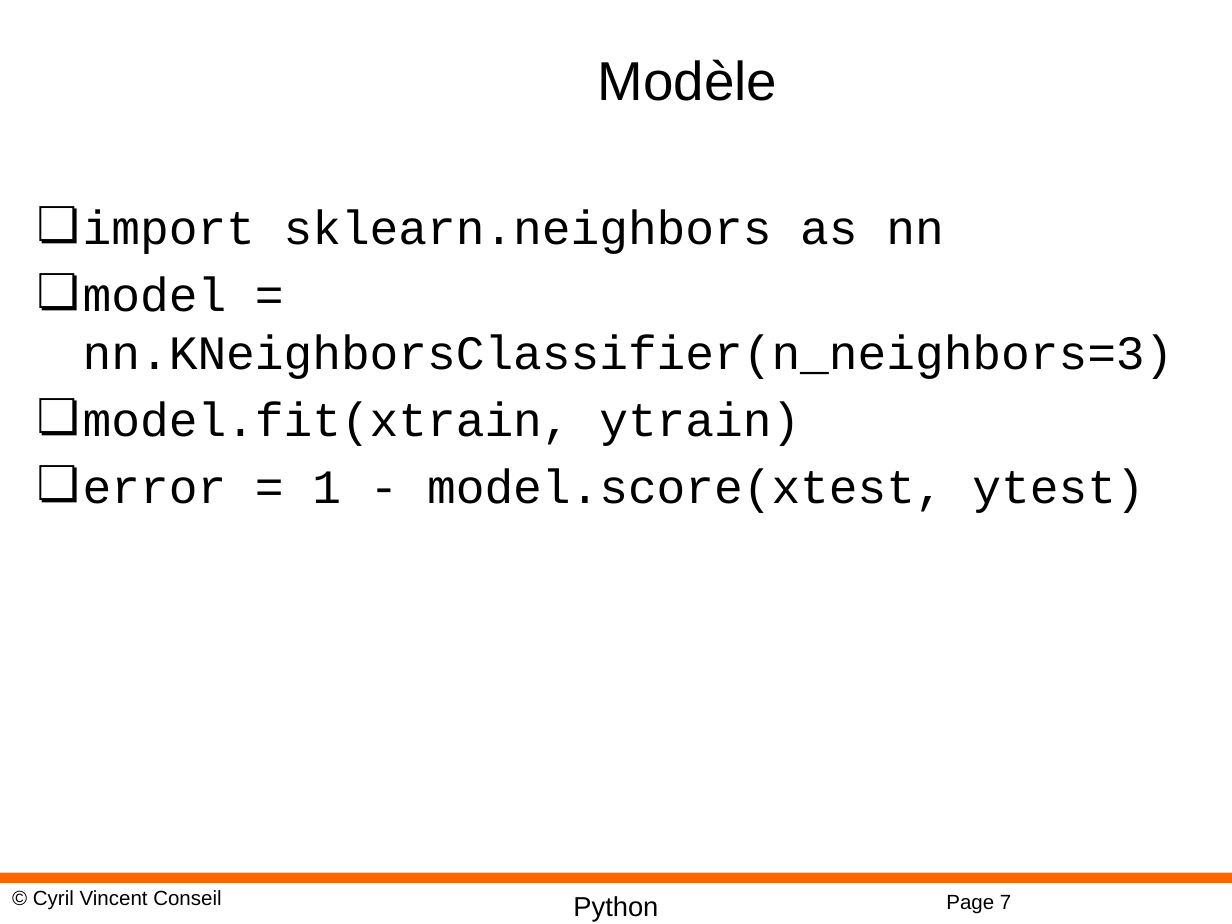
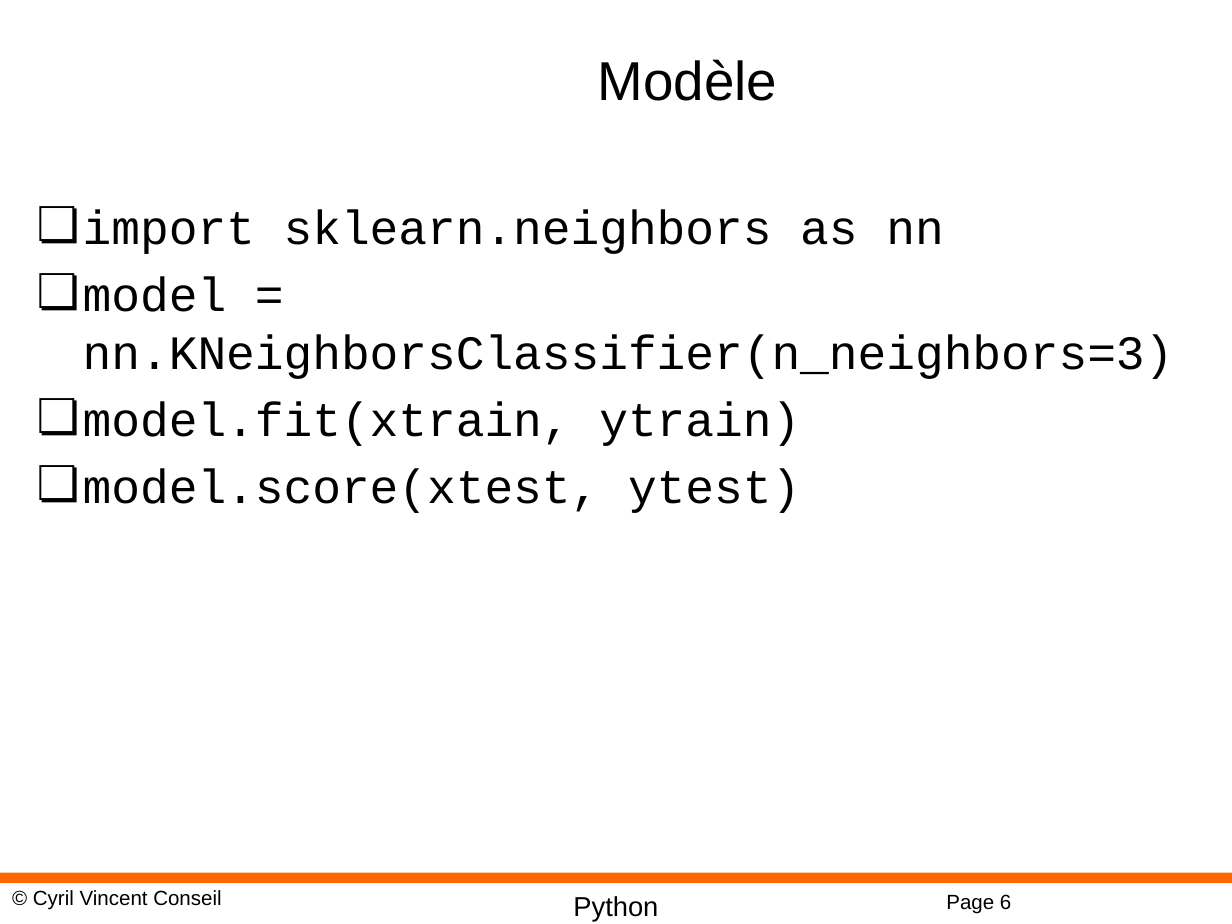
Before and after one commit to cyrilvincent/ML, a slide deck: slide 6 of PPT/MachineLearning14-KNN.pptx (slide 7 before the commit). Drawn at 1232x924 pixels with LibreOffice and Linux fonts; fonts in the diff are those of the drawing; background and template pictures are left out. Boxes give left, top, right and bottom in pixels: in the first picture for what was removed or moved away, otherwise in the second. Text is boxed around its words. In the diff, an @@ line names an element or a change of style, - is before the commit and + after.

```diff
--- a/PPT/MachineLearning14-KNN.pptx
+++ b/PPT/MachineLearning14-KNN.pptx
@@ text at bbox=[83, 468, 800, 513]: text changed @@
-❏ error = 1 - model.score(xtest, ytest)
+❏ model.score(xtest, ytest)
@@ page number at bbox=[946, 894, 1011, 914]: text changed @@
-Page 7
+Page 6
```
Also in this commit, not shown: 3 other slides changed, 19 other files.
